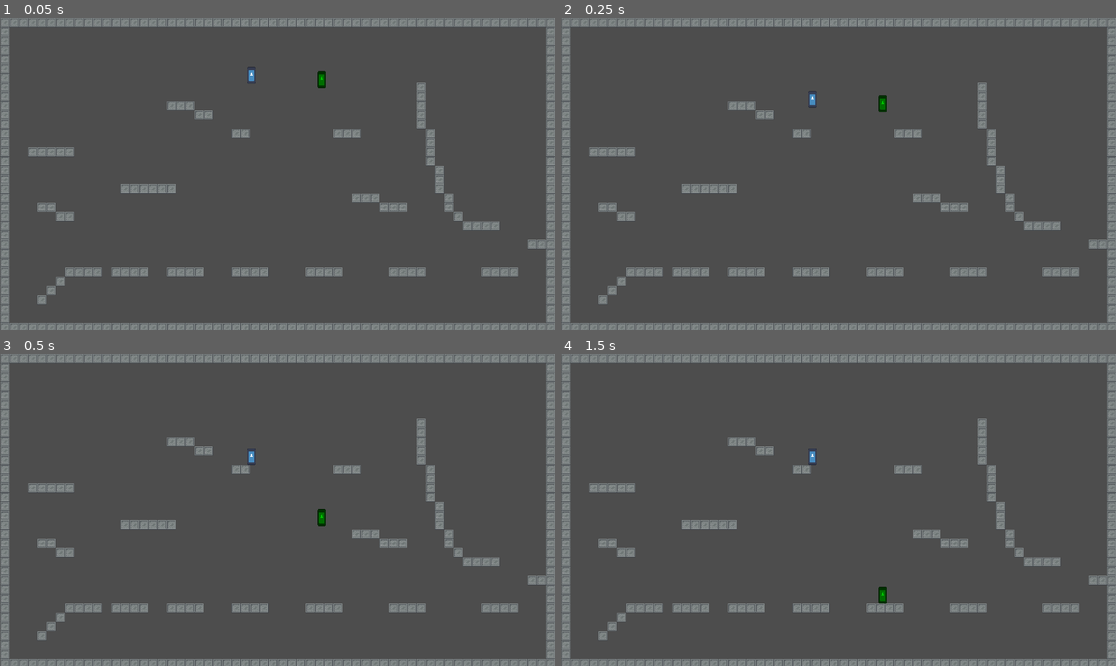
Above: before the commit, frames 1-4 (two rows, left to right).
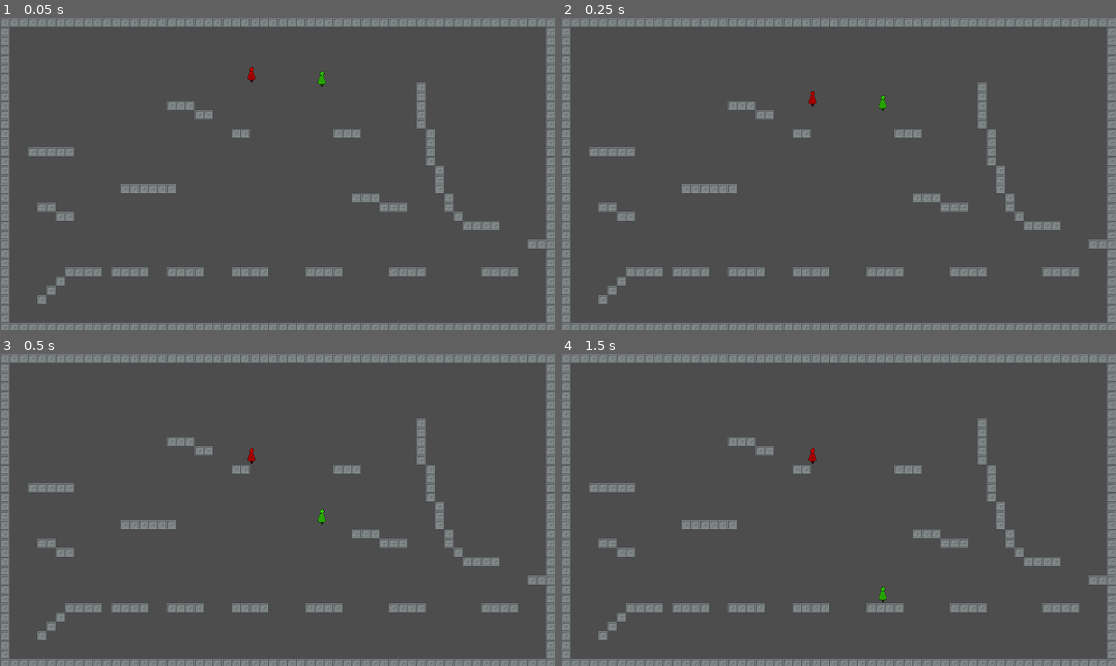
Above: after the commit, the same moments.

Repository: ozwi14/Wizard-Brawler
Game: Godot game, scene res://Levels/Hamtastic test level.tscn
Two runs of this game, one before a commit and one after it. Both use one fixed random seed, a clock stepped at 60 frames per second and the inputs below. The engine's default icon, where the game draws it, is replaced by a stand-in: a white triangle on a blue panel in a dark square.
Inputs:
- Up to frame 1 (0.05 s): no input
- Up to frame 2 (0.25 s): no input
- Up to frame 3 (0.5 s): no input
- Up to frame 4 (1.5 s): tap Enter at 1.25 s

The runs differ from the first frame. In frame 1, 0.1% of the frame differs, in the area x 44-59%, y 15-23%; in frame 2, 0.1%; in frame 3, 0.1%, in the area x 44-59%, y 30-56%; in frame 4, 0.1%.

Commit message:
Movement now acceleration &  friction
changed movement to work with acceleration, made it so that the jump gives you an impulse of sideways movement aswell as  vertical. made reduced air control

Diff:
--- a/Levels/hamtastic_test_level.gd
+++ b/Levels/hamtastic_test_level.gd
@@ -1,7 +1,9 @@
 extends Node2D
 
-@export var SPEED = 600
-@export var JUMP_VELOCITY = 1000
+#setting the player variables here for testing (Because we have 2 and this was the best way i could think for them to
+#inherit the same values
+
+
 
 # Called when the node enters the scene tree for the first time.
 func _ready() -> void:
--- /dev/null
+++ b/Player/Arrow.gd
@@ -0,0 +1,17 @@
+extends Sprite2D
+
+#Called when the node enters the scene tree for the first time.
+func _ready() -> void:
+	pass # Replace with function body
+	scale = Vector2(2,2) #scale of object for testing
+
+
+
+#Called every frame. 'delta' is the elapsed time since the previous frame.
+func _process(delta: float) -> void:
+	#points toward last direction pushed
+	if Vector2(Input.get_vector("p1 left", "p1 right", "p1 up", "p1 down")*50) != Vector2(0, 0):
+		position = lerp(position,Vector2(Input.get_vector("p1 left", "p1 right", "p1 up", "p1 down").normalized()*50),.3)
+		look_at($"..".position)
+		rotation_degrees += -90
+	pass
--- a/Player/Player 2 FOR TESTING/Player 2.tscn
+++ b/Player/Player 2 FOR TESTING/Player 2.tscn
@@ -1,20 +1,21 @@
 [gd_scene format=3 uid="uid://xp1xct7dsj32"]
 
 [ext_resource type="Script" uid="uid://drsnjufno0svl" path="res://Player/Player 2 FOR TESTING/player 2.gd" id="1_qflsq"]
-[ext_resource type="Texture2D" uid="uid://ho1rrct4vals" path="res://icon.svg" id="2_qhcag"]
+[ext_resource type="Texture2D" uid="uid://cchs2qra8182y" path="res://Art/Temp art/Base_Wizard.png" id="2_tr116"]
 
 [sub_resource type="RectangleShape2D" id="RectangleShape2D_qflsq"]
 size = Vector2(62.450687, 127.15664)
 
 [node name="Player" type="CharacterBody2D" unique_id=1963970088]
+modulate = Color(0.23333335, 1, 0, 1)
 scale = Vector2(0.44835374, 0.45613033)
 collision_layer = 2
 script = ExtResource("1_qflsq")
 
-[node name="Sprite2D" type="Sprite2D" parent="." unique_id=7470183]
-modulate = Color(0, 0.78039217, 0, 1)
-scale = Vector2(0.5, 1)
-texture = ExtResource("2_qhcag")
-
 [node name="CollisionShape2D" type="CollisionShape2D" parent="." unique_id=326315086]
 shape = SubResource("RectangleShape2D_qflsq")
+
+[node name="Sprite2D" type="Sprite2D" parent="." unique_id=1876138946]
+position = Vector2(0, -8.88889)
+scale = Vector2(0.5208334, 0.50347227)
+texture = ExtResource("2_tr116")
--- a/Player/Player 2 FOR TESTING/player 2.gd
+++ b/Player/Player 2 FOR TESTING/player 2.gd
@@ -1,34 +1,7 @@
-extends CharacterBody2D
-
-var SPEED : float
-var JUMP_VELOCITY : float
-var CAN_DOUBLEJUMP = 0
+extends "res://Player/player.gd"
 
 func _ready() -> void:
-	SPEED = get_parent().SPEED
-	JUMP_VELOCITY = get_parent().JUMP_VELOCITY
-
-func _physics_process(delta: float) -> void:
-	# Add the gravity.
-	if not is_on_floor():
-		velocity += get_gravity() * delta
-	elif CAN_DOUBLEJUMP == 0 :
-		CAN_DOUBLEJUMP = 1
-
-	# Handle jump.
-	if Input.is_action_just_pressed("p2 jump") :
-		if is_on_floor():
-			velocity.y = -JUMP_VELOCITY
-		elif CAN_DOUBLEJUMP == 1:
-			velocity.y = -JUMP_VELOCITY
-			CAN_DOUBLEJUMP = 0
-
-	# Get the input direction and handle the movement/deceleration.
-	# As good practice, you should replace UI actions with custom gameplay actions.
-	var direction := Input.get_axis("p2 left", "p2 right")
-	if direction:
-		velocity.x = direction * SPEED
-	else:
-		velocity.x = move_toward(velocity.x, 0, SPEED)
-
-	move_and_slide()
+	#setting controls
+	key_jump = "p2 jump"
+	key_left = "p2 left"
+	key_right = "p2 right"
--- a/Player/Player.tscn
+++ b/Player/Player.tscn
@@ -1,20 +1,29 @@
 [gd_scene format=3 uid="uid://btj24jthmcl8p"]
 
-[ext_resource type="Script" uid="uid://drsnjufno0svl" path="res://Player/Player 2 FOR TESTING/player 2.gd" id="1_q3lat"]
-[ext_resource type="Texture2D" uid="uid://ho1rrct4vals" path="res://icon.svg" id="2_tok1r"]
+[ext_resource type="Script" uid="uid://celkm11r6hwko" path="res://Player/player.gd" id="1_q3lat"]
+[ext_resource type="Texture2D" uid="uid://cchs2qra8182y" path="res://Art/Temp art/Base_Wizard.png" id="2_ddoul"]
+[ext_resource type="Texture2D" uid="uid://ltal2ggd6nat" path="res://Art/Temp art/arrow.png" id="3_ddoul"]
+[ext_resource type="Script" uid="uid://djdb7fpmvxwa6" path="res://Player/Arrow.gd" id="4_8g4oa"]
 
 [sub_resource type="RectangleShape2D" id="RectangleShape2D_q3lat"]
 size = Vector2(64, 128.44446)
 
 [node name="Player" type="CharacterBody2D" unique_id=1963970088]
+modulate = Color(1, 0, 0, 1)
 scale = Vector2(0.45, 0.45)
 collision_layer = 2
 script = ExtResource("1_q3lat")
 
-[node name="Sprite2D" type="Sprite2D" parent="." unique_id=7470183]
+[node name="Arrow" type="Sprite2D" parent="." unique_id=88091443]
 scale = Vector2(0.5, 1)
-texture = ExtResource("2_tok1r")
+texture = ExtResource("3_ddoul")
+script = ExtResource("4_8g4oa")
 
 [node name="Movement collision" type="CollisionShape2D" parent="." unique_id=210919730]
 position = Vector2(0, -0.22222261)
 shape = SubResource("RectangleShape2D_q3lat")
+
+[node name="Sprite2D" type="Sprite2D" parent="." unique_id=7470183]
+position = Vector2(0, -8.88889)
+scale = Vector2(0.5208334, 0.50347227)
+texture = ExtResource("2_ddoul")
--- a/Player/player.gd
+++ b/Player/player.gd
@@ -1,34 +1,74 @@
 extends CharacterBody2D
 
-var SPEED : float
-var JUMP_VELOCITY : float
+@export var GROUND_ACC = 200
+@export var AIR_ACC = 25
+@export var AIR_FRICTION = 10
+@export var GROUND_FRICTION = 70
+@export var MAX_WALKSPEED = 600
+@export var JUMP_VELOCITY = 1000
 var CAN_DOUBLEJUMP = 0
 
+#controls
+var key_jump : String
+var key_left : String
+var key_right : String
+
 func _ready() -> void:
-	SPEED = get_parent().SPEED
-	JUMP_VELOCITY = get_parent().JUMP_VELOCITY
+	#set players controls
+	key_jump = "p1 jump"
+	key_left = "p1 left"
+	key_right = "p1 right"
+
+func _player_jump(input) -> void:
+		# Handle jump.
+	if Input.is_action_just_pressed(input) :
+		var JUMP_DIR = _player_get_movement_input(key_left,key_right)
+		JUMP_DIR.y = -1
+		if is_on_floor():
+			velocity.y = JUMP_DIR.y * JUMP_VELOCITY
+			velocity.x += JUMP_DIR.x * JUMP_VELOCITY*.3
+			# if were on the floor reset our ability to double jump
+			if CAN_DOUBLEJUMP != 1 :
+				CAN_DOUBLEJUMP = 1
+		elif CAN_DOUBLEJUMP == 1:
+			velocity.y = JUMP_DIR.y * JUMP_VELOCITY
+			velocity.x += JUMP_DIR.x * JUMP_VELOCITY*.3
+			CAN_DOUBLEJUMP = 0
+
+func _player_get_movement_input(key_left,key_right) -> Vector2:
+	var input_dir = Vector2(Input.get_axis(key_left,key_right),0)
+	return input_dir
 
 func _physics_process(delta: float) -> void:
 	# Add the gravity.
 	if not is_on_floor():
 		velocity += get_gravity() * delta
-	elif CAN_DOUBLEJUMP == 0 :
-		CAN_DOUBLEJUMP = 1
+	#Do jump
+	_player_jump(key_jump)
 
-	# Handle jump.
-	if Input.is_action_just_pressed("p1 jump") :
+	#get player inputs
+	var input_direction : Vector2
+	var CUR_FRICTION = GROUND_FRICTION
+	var CUR_ACC = GROUND_ACC
+	input_direction = _player_get_movement_input(key_left, key_right)
+
+	#try to move horizontally based on if you are flying or on ground
+	if input_direction :
+		#set our accleeration and friction based on if we are in the air or ground
 		if is_on_floor():
-			velocity.y = -JUMP_VELOCITY
-		elif CAN_DOUBLEJUMP == 1:
-			velocity.y = -JUMP_VELOCITY
-			CAN_DOUBLEJUMP = 0
+			CUR_FRICTION = GROUND_FRICTION
+			CUR_ACC = GROUND_ACC
+		else:
+			CUR_FRICTION = AIR_FRICTION
+			CUR_ACC = AIR_ACC
 
-	# Get the input direction and handle the movement/deceleration.
-	# As good practice, you should replace UI actions with custom gameplay actions.
-	var direction := Input.get_axis("p1 left", "p1 right")
-	if direction:
-		velocity.x = direction * SPEED
-	else:
-		velocity.x = move_toward(velocity.x, 0, SPEED)
+		#add velocity based on character inputs
+		if velocity.x + input_direction.x * CUR_ACC < MAX_WALKSPEED and velocity.x + input_direction.x * CUR_ACC > -MAX_WALKSPEED:
+			velocity.x +=  input_direction.x * CUR_ACC
+
+	#do friction in horizontal direction
+	var horizontal_velocity = Vector2(velocity.x,0)
+	if horizontal_velocity.length() >0 :
+		velocity.x = move_toward(velocity.x,0,CUR_FRICTION)
 
 	move_and_slide()
--- a/project.godot
+++ b/project.godot
@@ -19,6 +19,7 @@
 
 window/size/viewport_width=1920
 window/size/viewport_height=1080
+window/size/mode=3
 
 [input]
 
Binary file added: Art/Temp art/Base_Wizard.png
Not shown, added: Art/Temp art/Base_Wizard.png.import
Binary file added: Art/Temp art/Cloak_Base.png
Not shown, added: Art/Temp art/Cloak_Base.png.import
Binary file added: Art/Temp art/Hood_base.png
Not shown, added: Art/Temp art/Hood_base.png.import
Binary file added: Art/Temp art/Legs_Base.png
Not shown, added: Art/Temp art/Legs_Base.png.import
Binary file added: Art/Temp art/Mask_Base.png
Not shown, added: Art/Temp art/Mask_Base.png.import
Binary file added: Art/Temp art/arrow.png
Not shown, added: Art/Temp art/arrow.png.import
(and 2 more such lines)
